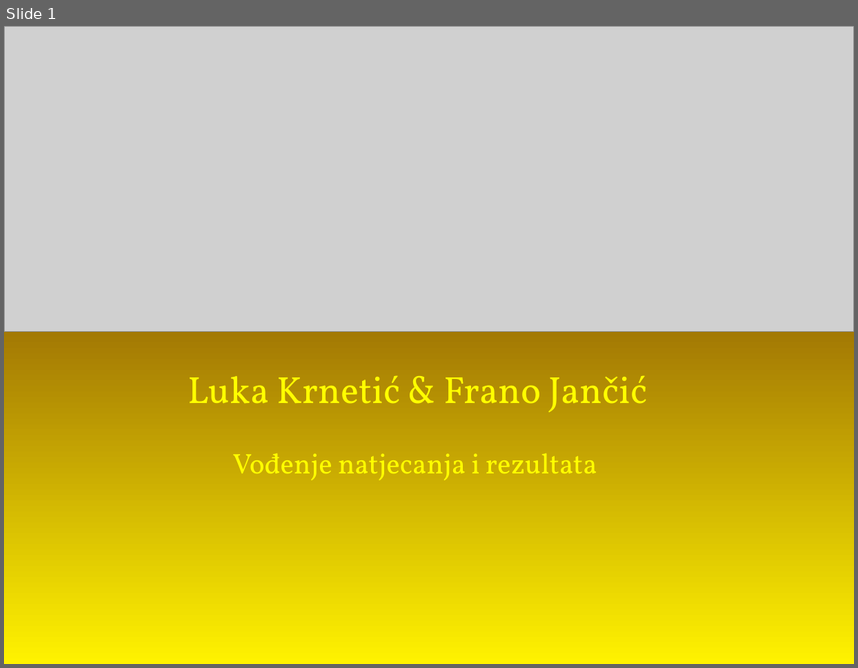
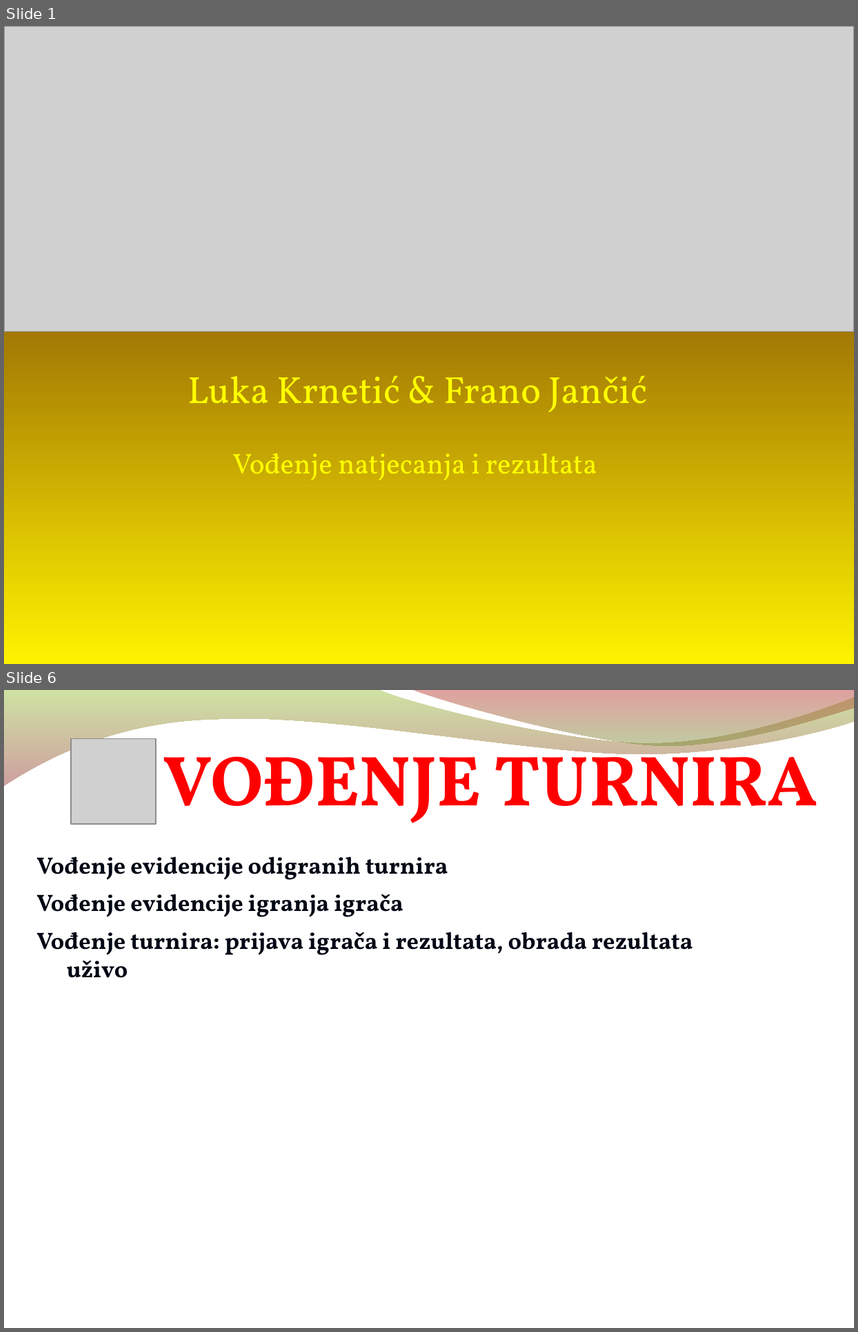
Before and after one commit to vidra74/Futura, a slide deck: Prezentacija/Demo_prosinac2014/Finale_liveScorer.odp. Shown one above the other, each under a label of ours: slide 1 before the commit, slides 1 and 6 after it; the slides between them are not shown. The pictures are 858x668 and 858x1332 pixels, drawn with LibreOffice and Linux fonts; fonts in the diff are those of the drawing; grey boxes stand for pictures; background and template pictures are left out. Boxes give left, top, right and bottom in pixels: in the first picture for what was removed or moved away, otherwise in the second. Text is boxed around its words. In the diff, an @@ line names an element or a change of style, - is before the commit and + after.

```diff
--- a/Prezentacija/Demo_prosinac2014/Finale_liveScorer.odp
+++ b/Prezentacija/Demo_prosinac2014/Finale_liveScorer.odp
@@ slide 6 added at [4,690,854,1328], background picture (left out); not listed: 2 template elements that a slide beside it also shows @@
@@ picture added at [71,739,156,825] @@
@@ text added at [163,738,818,823], 60 pt, text #FF0000, bold @@
+VOĐENJE TURNIRA
@@ text added at [36,856,693,978], 20 pt, text #000714, bold @@
+Vođenje evidencije odigranih turnira
+Vođenje evidencije igranja igrača
+Vođenje turnira: prijava igrača i rezultata, obrada rezultata uživo
```
Also in this commit, not shown: 6 other slides added, 7 slides removed, 11 other files.
